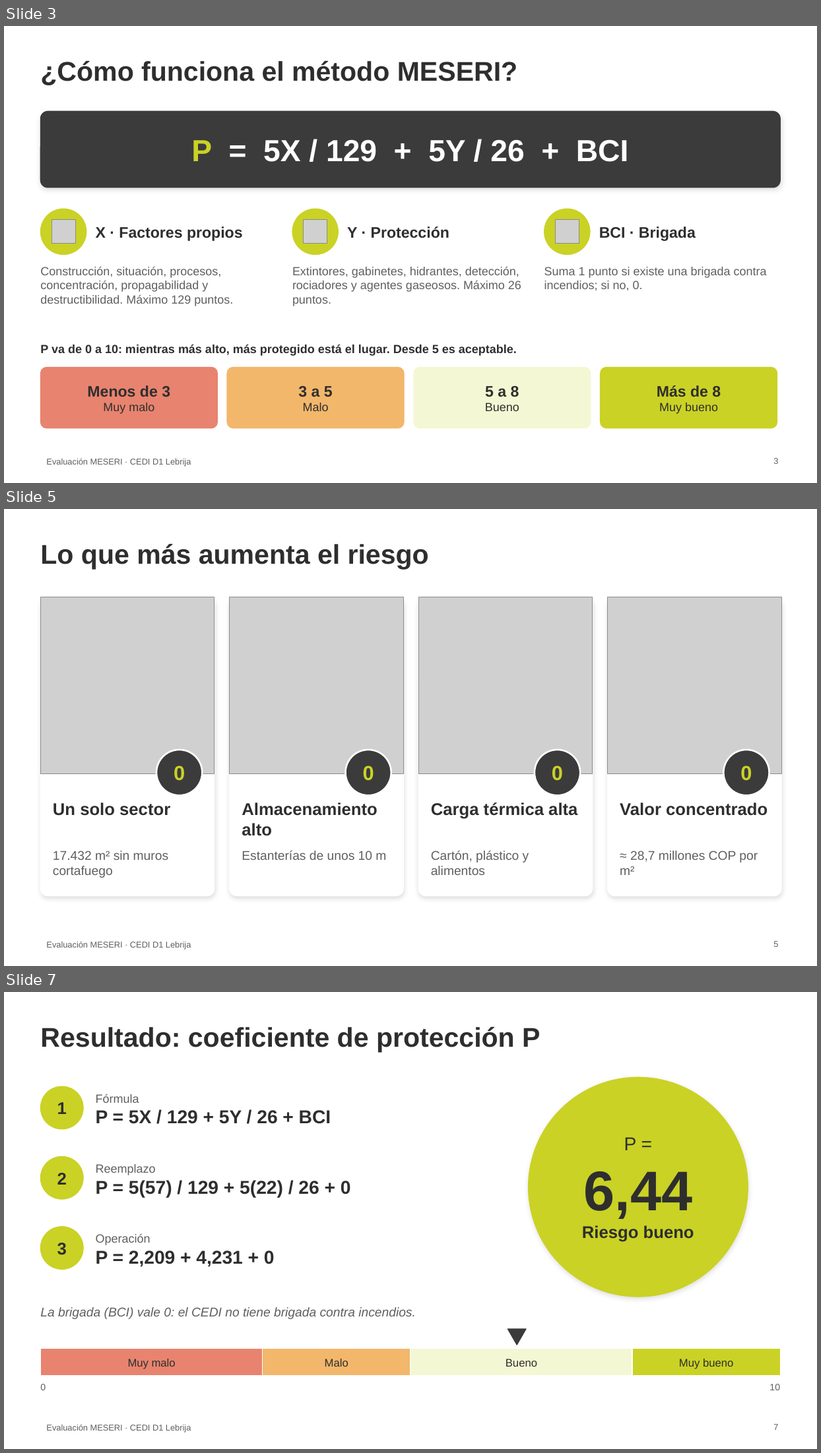
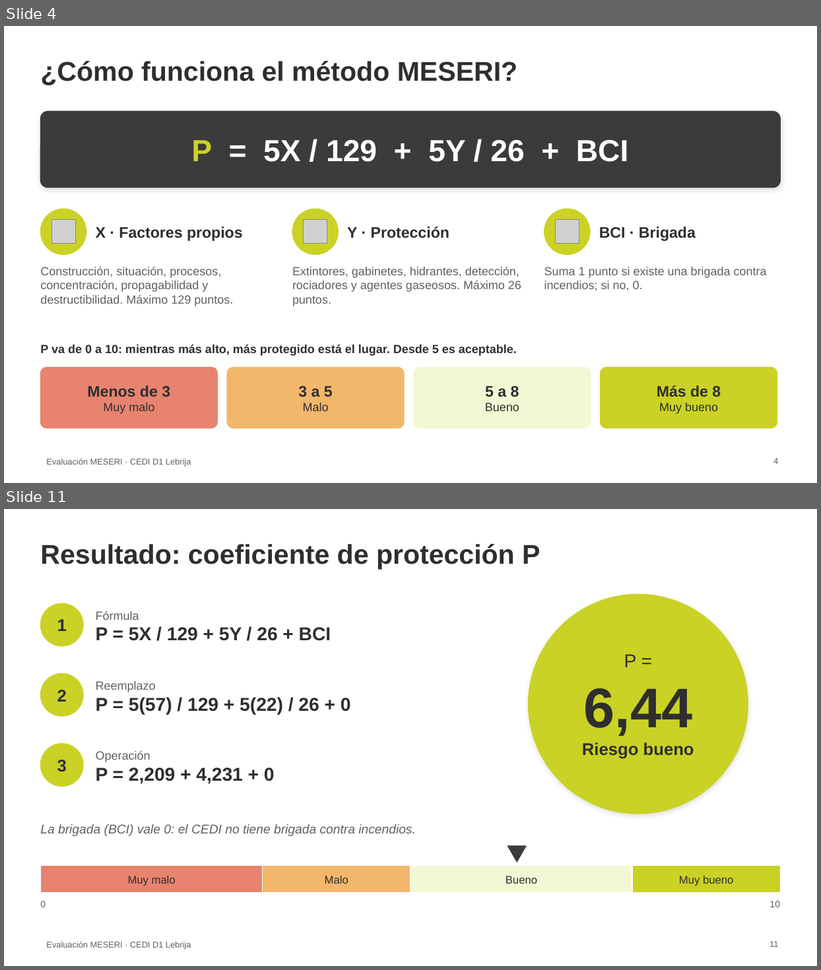
Before and after one commit to bgrados31/cedi-d1-lebrija, a slide deck: Angely_Osorio_SO_C2_E133_Exposicion.pptx. Shown one above the other, each under a label of ours: slides 3, 5 and 7 before the commit, slides 4 and 11 after it; the slides between them are not shown. The pictures are 821x1453 and 821x970 pixels, drawn with LibreOffice and Linux fonts; fonts in the diff are those of the drawing; grey boxes stand for pictures; background and template pictures are left out. Boxes give left, top, right and bottom in pixels: in the first picture for what was removed or moved away, otherwise in the second. Text is boxed around its words. In the diff, an @@ line names an element or a change of style, - is before the commit and + after.

```diff
--- a/Angely_Osorio_SO_C2_E133_Exposicion.pptx
+++ b/Angely_Osorio_SO_C2_E133_Exposicion.pptx
@@ slide 5 removed at (4, 509, 817, 966), background #FFFFFF; not listed: 1 template element that a slide beside it also shows @@
@@ title removed at (40, 544, 429, 569) @@
-Lo que más aumenta el riesgo
@@ rounded rectangle removed at (40, 597, 215, 896) @@
@@ picture removed at (40, 597, 215, 774) @@
@@ rounded rectangle removed at (230, 597, 403, 896) @@
@@ picture removed at (230, 597, 403, 774) @@
@@ rounded rectangle removed at (418, 597, 593, 896) @@
@@ picture removed at (418, 597, 593, 774) @@
@@ rounded rectangle removed at (608, 597, 781, 896) @@
@@ picture removed at (608, 597, 781, 774) @@
@@ ellipse removed at (156, 750, 202, 795) @@
@@ text removed at (174, 766, 185, 781) @@
-0
@@ ellipse removed at (346, 750, 391, 795) @@
@@ text removed at (363, 766, 374, 780) @@
-0
@@ ellipse removed at (535, 750, 580, 795) @@
@@ text removed at (552, 766, 563, 780) @@
-0
@@ ellipse removed at (724, 750, 770, 795) @@
@@ text removed at (741, 766, 752, 780) @@
-0
@@ text removed at (53, 803, 170, 816) @@
-Un solo sector
@@ text removed at (242, 803, 378, 836) @@
-Almacenamiento alto
@@ text removed at (431, 803, 578, 819) @@
-Carga térmica alta
@@ text removed at (620, 803, 768, 816) @@
-Valor concentrado
@@ text removed at (53, 851, 168, 878) @@
-17.432 m² sin muros cortafuego
@@ text removed at (242, 851, 386, 860) @@
-Estanterías de unos 10 m
@@ text removed at (431, 851, 529, 875) @@
-Cartón, plástico y alimentos
@@ text removed at (620, 851, 758, 875) @@
-≈ 28,7 millones COP por m²
@@ page number removed at (774, 941, 778, 947) @@
-5
@@ what was slide 3 is now slide 4 @@
@@ page number at (774, 458, 778, 464): text changed @@
-3
+4
@@ what was slide 7 is now slide 11 @@
@@ page number at (770, 941, 778, 947): text changed @@
-7
+11
```
Also in this commit, not shown: 2 slides changed, 9 slides added, 1 other slide removed, 1 other file.
